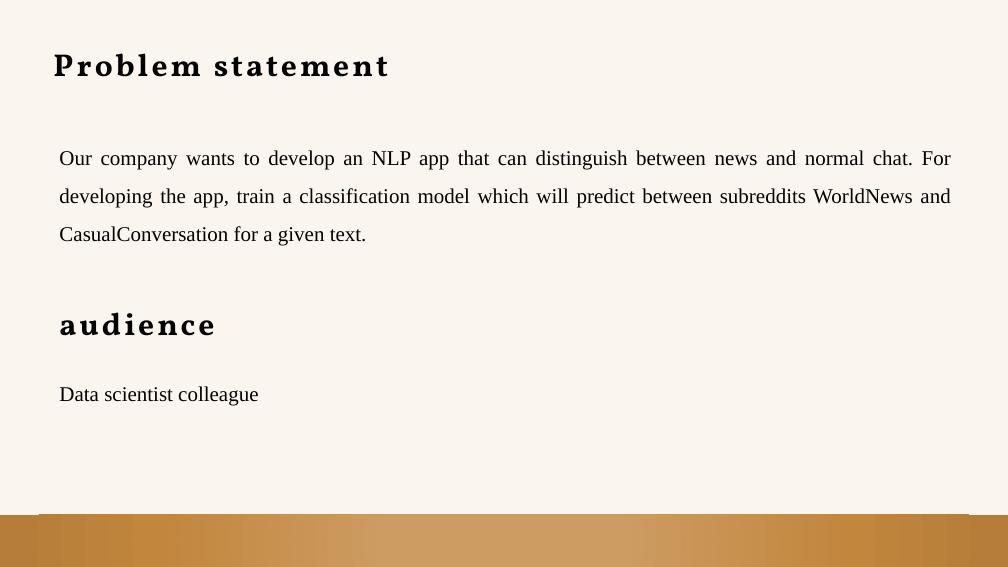
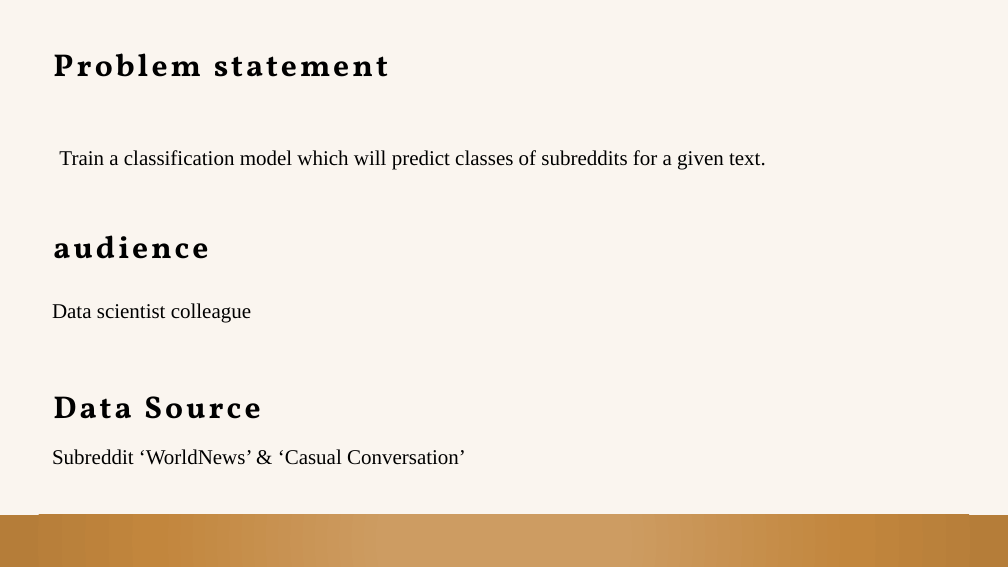
Before and after one commit to Joseph-Gan/TextClassification, a slide deck: slide 3 of Project 3 WebAPI and NLP .pptx. Drawn at 1008x567 pixels with LibreOffice and Linux fonts; fonts in the diff are those of the drawing. Boxes give left, top, right and bottom in pixels: in the first picture for what was removed or moved away, otherwise in the second. Text is boxed around its words. In the diff, an @@ line names an element or a change of style, - is before the commit and + after.

Commit message:
edit slides

```diff
--- a/Project 3 WebAPI and NLP .pptx
+++ b/Project 3 WebAPI and NLP .pptx
@@ text at (x1=59, y1=150, x2=766, y2=170): text changed @@
-Our company wants to develop an NLP app that can distinguish between news and normal chat. For developing the app, train a classification model which will predict between subreddits WorldNews and CasualConversation for a given text.
+Train a classification model which will predict classes of subreddits for a given text.
@@ text "audience" moved from (x1=59, y1=312, x2=214, y2=336) to (x1=53, y1=235, x2=208, y2=259) @@
@@ text "Data scientist colleague" moved from (x1=59, y1=386, x2=258, y2=406) to (x1=52, y1=303, x2=251, y2=323) @@
@@ text added at (x1=53, y1=396, x2=131, y2=419), 60 pt, text #000000, bold @@
+Data Source
@@ text added at (x1=52, y1=449, x2=466, y2=465), 40 pt, text #000000 @@
+Subreddit ‘WorldNews’ & ‘Casual Conversation’
```
Also in this commit, not shown: 5 other slides changed, 3 slides added, 2 slides removed.
